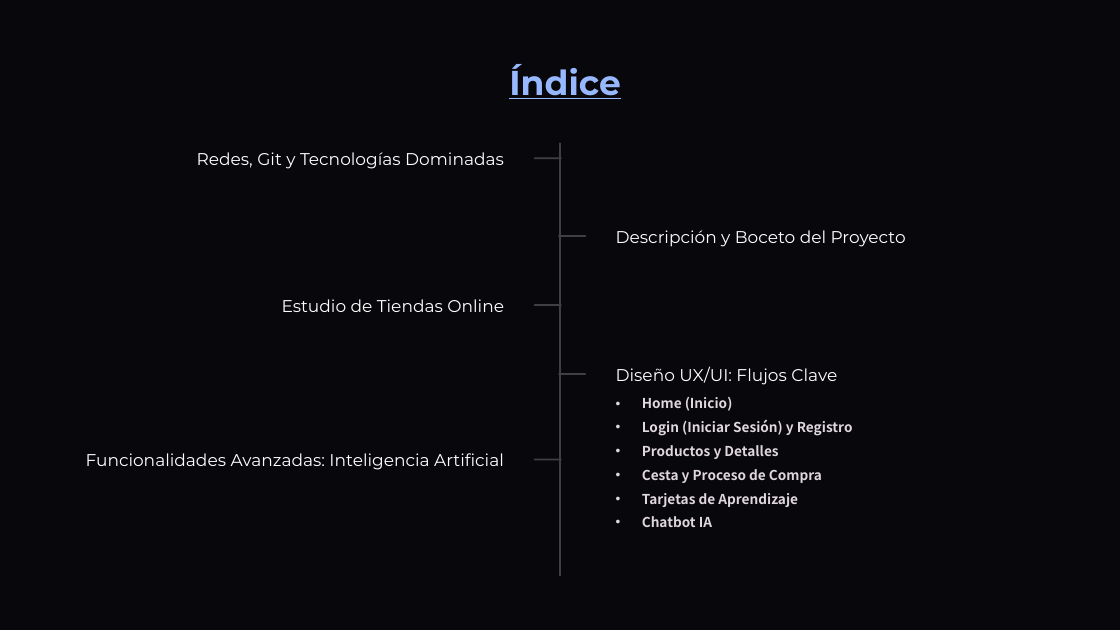
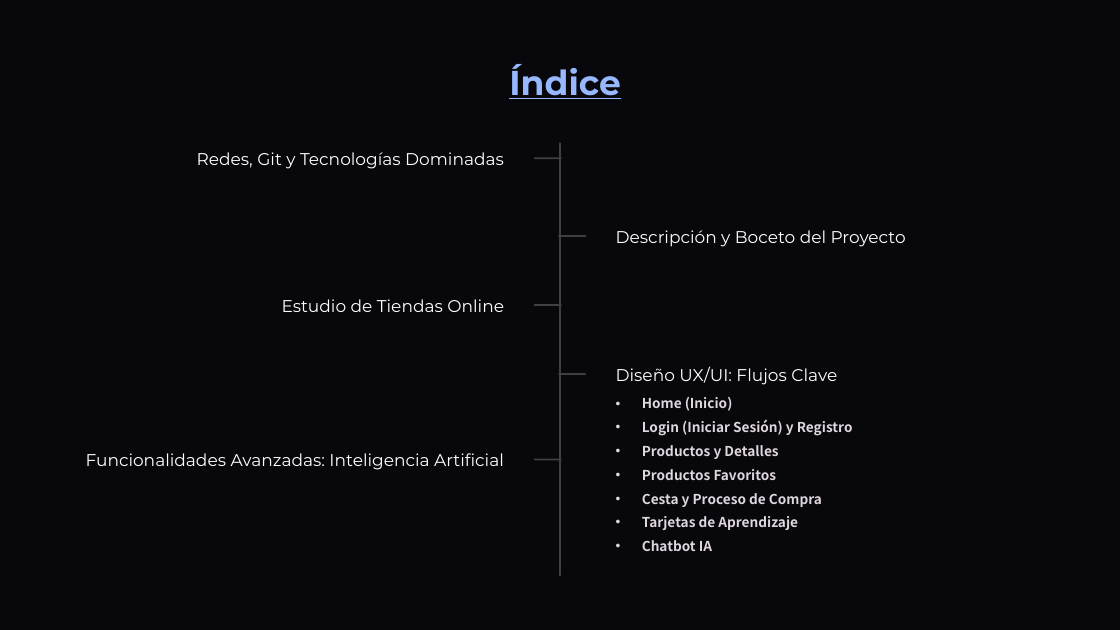
Before and after one commit to DavidCorredorMiguel/proyectogrupo2, a slide deck: slide 2 of Tech-and-Learn-Innovacion-y-Aprendizaje-en-E-commerce (1).pptx. Drawn at 1120x630 pixels with LibreOffice and Linux fonts; fonts in the diff are those of the drawing; background and template pictures are left out. Boxes give left, top, right and bottom in pixels: in the first picture for what was removed or moved away, otherwise in the second. Text is boxed around its words. In the diff, an @@ line names an element or a change of style, - is before the commit and + after.

```diff
--- a/Tech-and-Learn-Innovacion-y-Aprendizaje-en-E-commerce (1).pptx
+++ b/Tech-and-Learn-Innovacion-y-Aprendizaje-en-E-commerce (1).pptx
@@ text added at [642, 469, 777, 480], 14 pt, text #E0D6DE, bold @@
+• Productos Favoritos
@@ 3 texts: place and size @@
-3 texts at [642, 469, 822, 527]
+3 texts at [642, 493, 822, 551]
```
